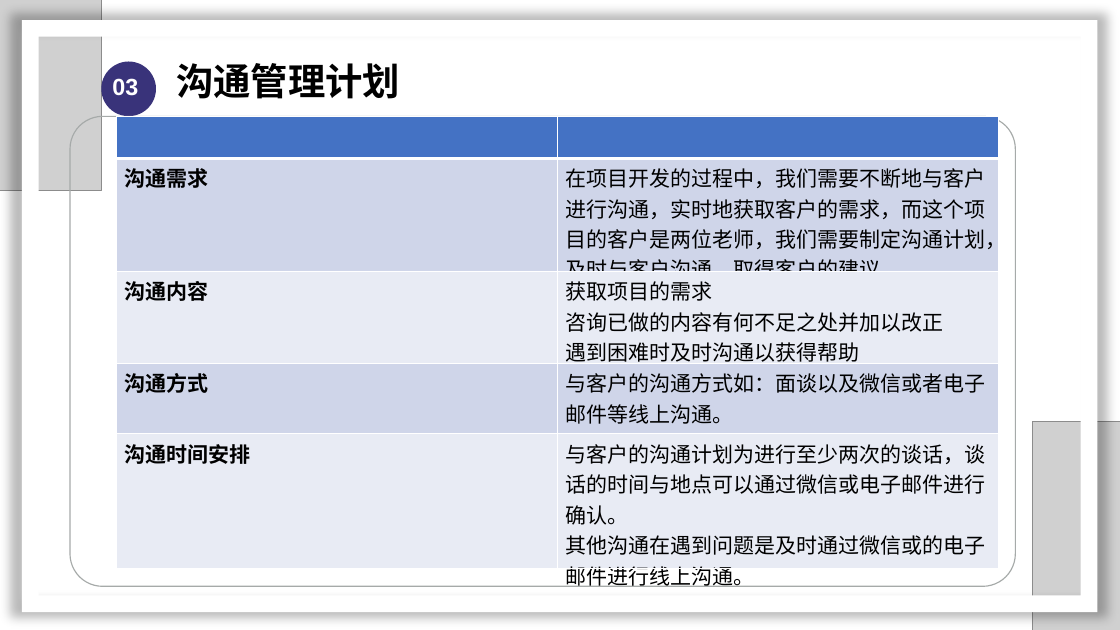
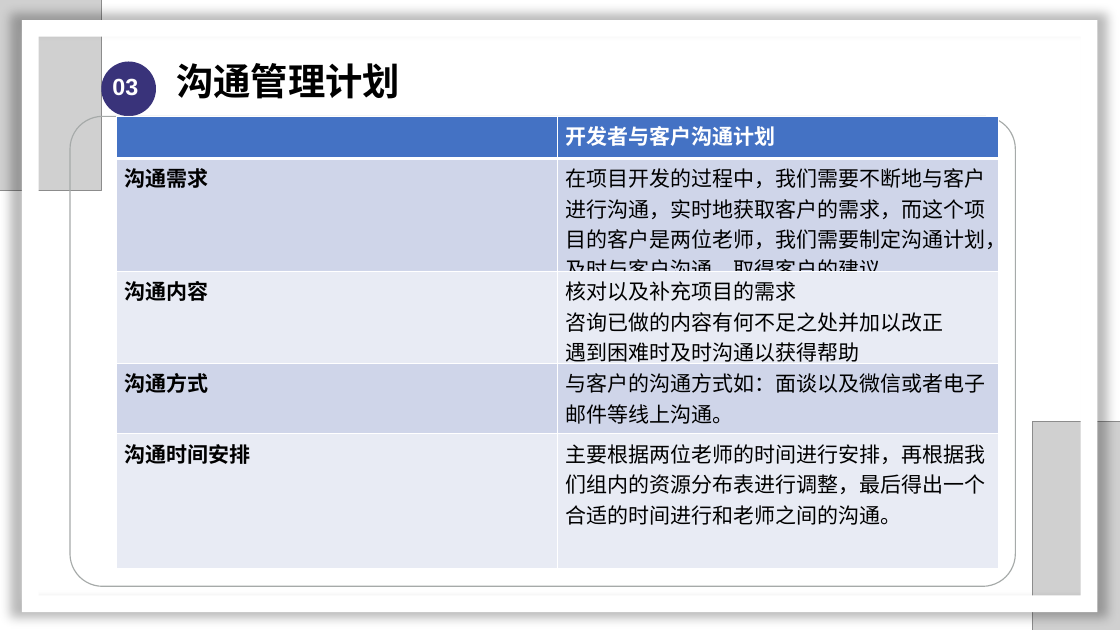
Before and after one commit to SarielX98/PRD2018G14, a slide deck: slide 36 of 受控文档/PPT/PRD2018-G14-软件需求工程审核PPT.pptx. Drawn at 1120x630 pixels with LibreOffice and Linux fonts; fonts in the diff are those of the drawing; grey boxes stand for pictures; background and template pictures are left out. Boxes give left, top, right and bottom in pixels: in the first picture for what was removed or moved away, otherwise in the second. Text is boxed around its words. In the diff, an @@ line names an element or a change of style, - is before the commit and + after.

Commit message:
2018/11/29 -需求工程计划更新和版本更新和PPT更新

```diff
--- a/受控文档/PPT/PRD2018-G14-软件需求工程审核PPT.pptx
+++ b/受控文档/PPT/PRD2018-G14-软件需求工程审核PPT.pptx
@@ table at bbox=[116, 116, 998, 568] @@
-row 1, column 2: 
+row 1, column 2: 开发者与客户沟通计划
-row 3, column 2: 获取项目的需求 / 咨询已做的内容有何不足之处并加以改正 / 遇到困难时及时沟通以获得帮助
+row 3, column 2: 核对以及补充项目的需求 / 咨询已做的内容有何不足之处并加以改正 / 遇到困难时及时沟通以获得帮助
-row 5, column 2: 与客户的沟通计划为进行至少两次的谈话，谈话的时间与地点可以通过微信或电子邮件进行确认。 / 其他沟通在遇到问题是及时通过微信或的电子邮件进行线上沟通。
+row 5, column 2: 主要根据两位老师的时间进行安排，再根据我们组内的资源分布表进行调整，最后得出一个合适的时间进行和老师之间的沟通。
```
Also in this commit, not shown: 4 other slides changed, 1 slide added, 1 other file.
